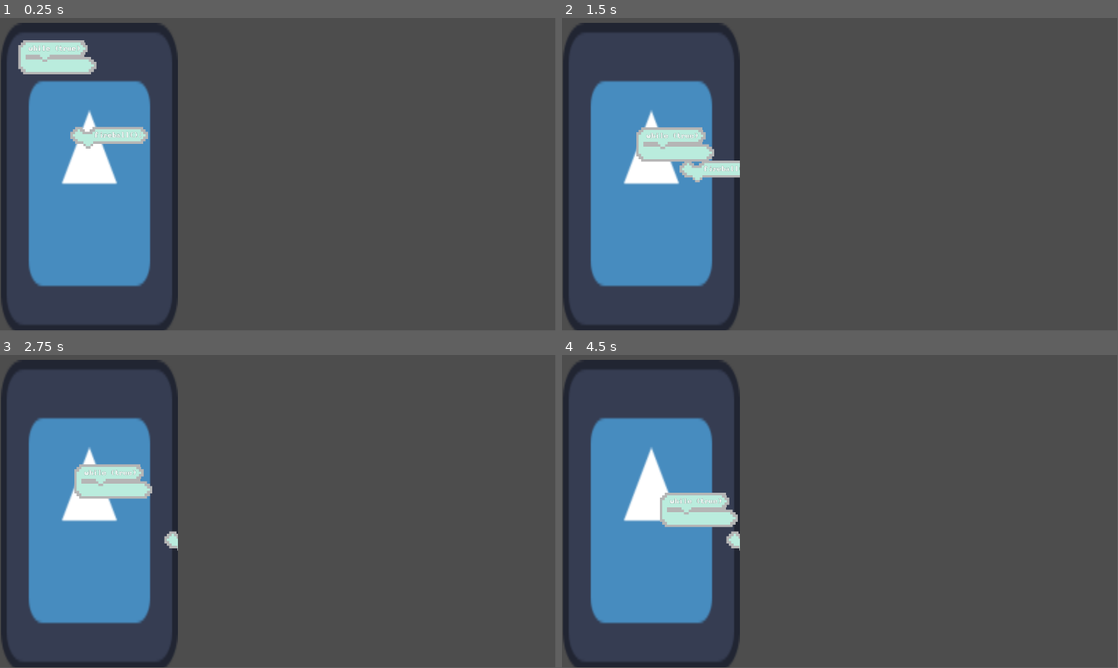
Above: before the commit, frames 1-4 (two rows, left to right).
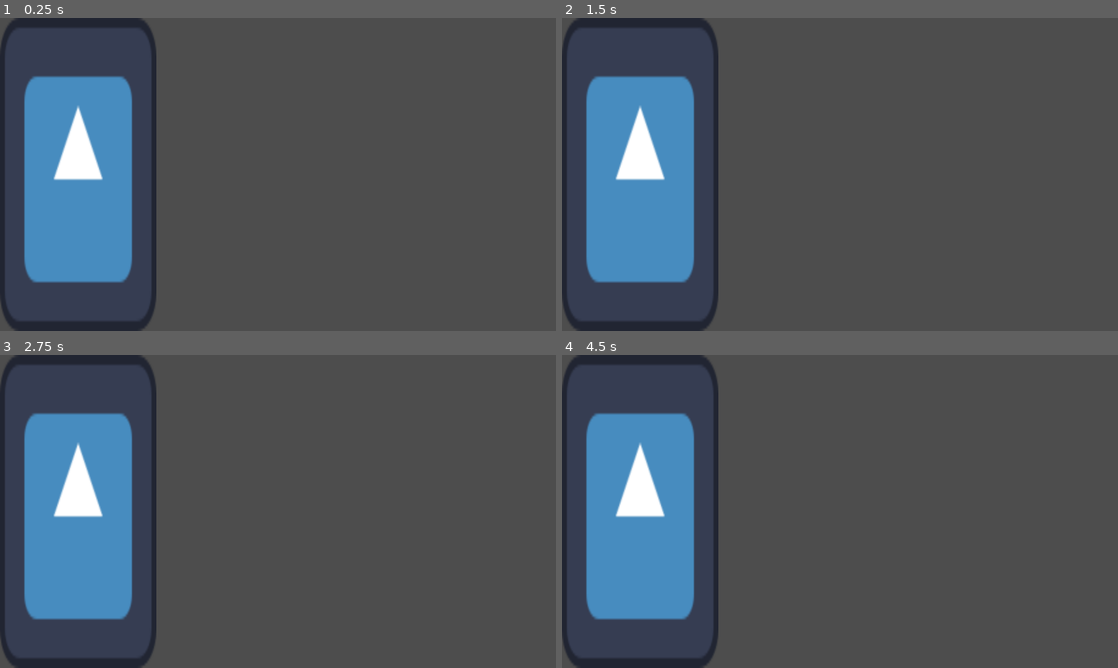
Above: after the commit, the same moments.

Repository: julianlaxamana/gmtk-gamejam-2025
Game: Godot game, scene res://Scenes/Main/main.tscn
Same seed, same stepped clock (60 frames per second), same inputs: the game is played once before the commit and once after it. The engine's default icon, where the game draws it, is replaced by a stand-in: a white triangle on a blue panel in a dark square.
Inputs (mouse positions are in pixels of both pictures, inside the frame that each line leads up to):
- Up to frame 1 (0.25 s): no input
- Up to frame 2 (1.5 s): tap Enter at 0.5 s; drag from (617, 49) to (673, 133) at 0.52 s; tap Space at 1.25 s; drag from (673, 133) to (812, 237) at 1.27 s
- Up to frame 3 (2.75 s): tap Enter at 2 s; move the mouse to (333, 442) at 2.02 s; tap Middle mouse button (pan) at 2.1 s; click (333, 442) at 2.17 s
- Up to frame 4 (4.5 s): tap Space at 2.75, 4.25 s; drag from (812, 574) to (662, 486) at 2.77 s; tap Enter at 3.5 s; move the mouse to (1006, 558) at 3.52 s; tap Middle mouse button (pan) at 3.6 s; click (1006, 558) at 3.67 s; drag from (673, 464) to (745, 549) at 4.27 s
In our replay, the window is 799x449 before the commit and 800x450 after it. These sizes can differ from the game's own. Grey fills any space a smaller window leaves; there, only what the larger window draws over its background counts as a difference.

The runs differ from the first frame. In frame 1, 9.5% of the frame differs, in the area x 0-32%, y 0-100%; in frame 2, 8.8%; in frame 3, 8.6%; in frame 4, 8.5%.

Commit message:
resizing window works

Diff:
--- a/Scenes/IDE/ide.tscn
+++ b/Scenes/IDE/ide.tscn
@@ -8,30 +8,24 @@
 [node name="CanvasLayer" type="CanvasLayer"]
 
 [node name="SubViewportContainer" type="SubViewportContainer" parent="."]
-offset_left = 2.0
-offset_top = 5.0
-offset_right = 374.0
-offset_bottom = 649.0
+anchors_preset = -1
+anchor_right = 0.287
+anchor_bottom = 1.0
+offset_right = -7.35999
 
 [node name="SubViewport" type="SubViewport" parent="SubViewportContainer"]
 handle_input_locally = false
 physics_object_picking = true
 physics_object_picking_sort = true
 physics_object_picking_first_only = true
-size = Vector2i(367, 657)
+size = Vector2i(360, 720)
 size_2d_override_stretch = true
 render_target_update_mode = 4
 
 [node name="Camera2D" type="Camera2D" parent="SubViewportContainer/SubViewport"]
-position = Vector2(183.944, 322.5)
+position = Vector2(180, 360)
 scale = Vector2(2.86025, 5.055)
 script = ExtResource("4_7ot8w")
-
-[node name="Sprite2D" type="Sprite2D" parent="SubViewportContainer/SubViewport"]
-z_index = -5
-position = Vector2(183.944, 322.5)
-scale = Vector2(2.86025, 5.055)
-texture = ExtResource("1_a827d")
 
 [node name="Loop Block" parent="SubViewportContainer/SubViewport" instance=ExtResource("3_8i2ax")]
 position = Vector2(38, 69)
@@ -40,3 +34,11 @@
 [node name="Action Block" parent="SubViewportContainer/SubViewport" instance=ExtResource("1_t2xf5")]
 position = Vector2(144, 250)
 scale = Vector2(1.25, 1.25)
+
+[node name="NinePatchRect" type="NinePatchRect" parent="SubViewportContainer/SubViewport"]
+anchors_preset = 15
+anchor_right = 1.0
+anchor_bottom = 1.0
+grow_horizontal = 2
+grow_vertical = 2
+texture = ExtResource("1_a827d")
--- a/Scenes/Main/main.tscn
+++ b/Scenes/Main/main.tscn
@@ -21,7 +21,7 @@
 [node name="Node2D" parent="." instance=ExtResource("2_br8qb")]
 
 [node name="Camera2D" type="Camera2D" parent="."]
-position = Vector2(768, 233)
+position = Vector2(640, 360)
 
 [node name="Sprite2D" type="Sprite2D" parent="."]
 position = Vector2(106, -25)
--- a/project.godot
+++ b/project.godot
@@ -18,6 +18,12 @@
 [autoload]
 
 Global="*res://global.gd"
+
+[display]
+
+window/size/viewport_width=1280
+window/size/viewport_height=720
+window/stretch/mode="viewport"
 
 [input]
 
